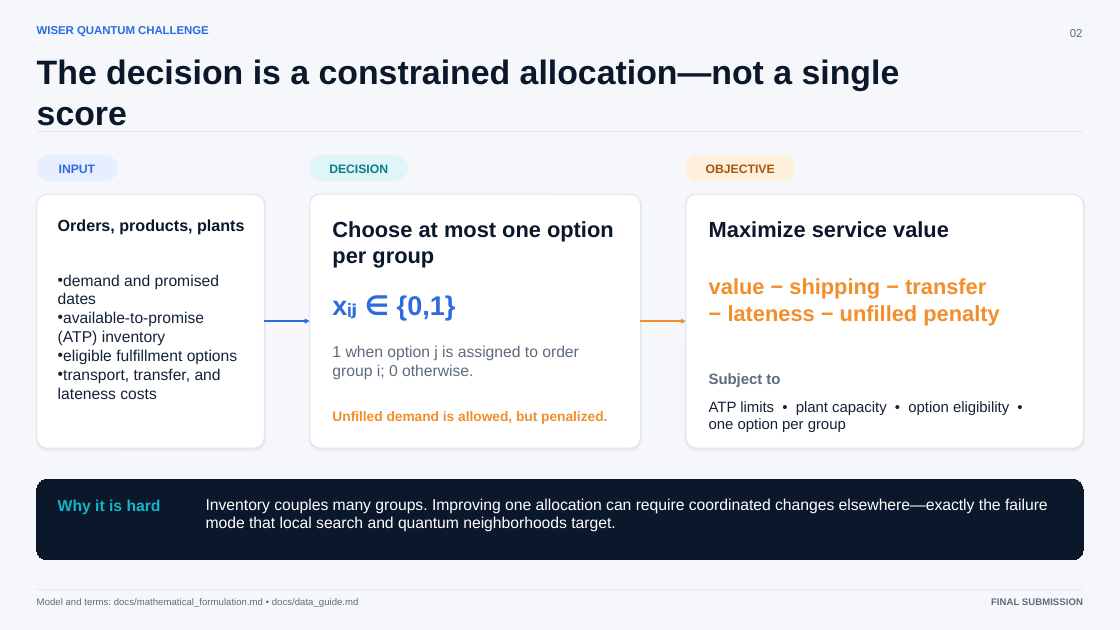
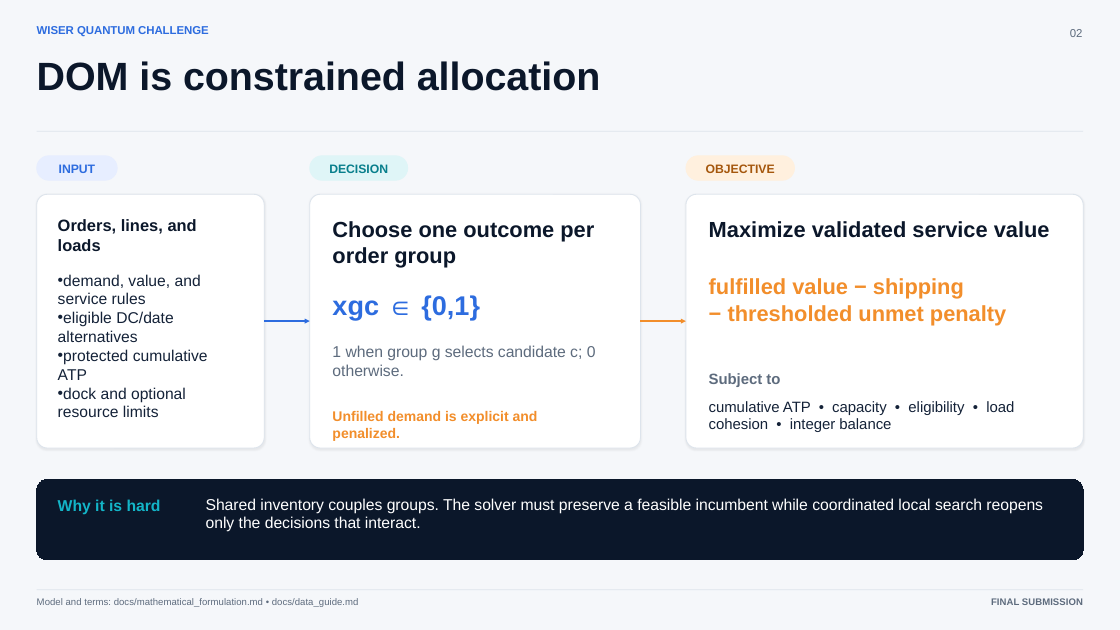
Before and after one commit to apomorovv/wiser-dom-optimization, a slide deck: slide 2 of reports/final_presentation.pptx. Drawn at 1120x630 pixels with LibreOffice and Linux fonts; fonts in the diff are those of the drawing. Boxes give left, top, right and bottom in pixels: in the first picture for what was removed or moved away, otherwise in the second. Text is boxed around its words. In the diff, an @@ line names an element or a change of style, - is before the commit and + after.

Commit message:
Finalize scalable solver submission with corrected report mathematics

```diff
--- a/reports/final_presentation.pptx
+++ b/reports/final_presentation.pptx
@@ text at bbox=[37, 61, 601, 91]: text changed; size 29 to 33.8 pt @@
-The decision is a constrained allocation—not a single score
+DOM is constrained allocation
@@ text at bbox=[58, 219, 197, 251]: text changed; size 13.8 to 14.2 pt @@
-Orders, products, plants
+Orders, lines, and loads
@@ text at bbox=[332, 221, 594, 268]: text changed @@
-Choose at most one option per group
+Choose one outcome per order group
@@ text at bbox=[709, 221, 1050, 238]: text changed @@
-Maximize service value
+Maximize validated service value
@@ text at bbox=[58, 274, 208, 417]: text changed @@
-• demand and promised dates
-• available-to-promise (ATP) inventory
-• eligible fulfillment options
-• transport, transfer, and lateness costs
+• demand, value, and service rules
+• eligible DC/date alternatives
+• protected cumulative ATP
+• dock and optional resource limits
@@ text at bbox=[332, 295, 480, 320]: text changed @@
-xᵢⱼ ∈ {0,1}
+xgc ∈ {0,1}
@@ text at bbox=[709, 278, 1006, 325]: text changed @@
-value − shipping − transfer
-− lateness − unfilled penalty
+fulfilled value − shipping
+− thresholded unmet penalty
@@ text at bbox=[332, 345, 596, 376]: text changed @@
-1 when option j is assigned to order group i; 0 otherwise.
+1 when group g selects candidate c; 0 otherwise.
@@ text at bbox=[332, 411, 538, 441]: text changed; size 11.8 to 12 pt @@
-Unfilled demand is allowed, but penalized.
+Unfilled demand is explicit and penalized.
@@ text at bbox=[709, 401, 1014, 432]: text changed @@
-ATP limits • plant capacity • option eligibility • one option per group
+cumulative ATP • capacity • eligibility • load cohesion • integer balance
@@ text at bbox=[206, 498, 1043, 532]: text changed @@
-Inventory couples many groups. Improving one allocation can require coordinated changes elsewhere—exactly the failure mode that local search and quantum neighborhoods target.
+Shared inventory couples groups. The solver must preserve a feasible incumbent while coordinated local search reopens only the decisions that interact.
```
Also in this commit, not shown: 6 other slides changed, 47 other files.
